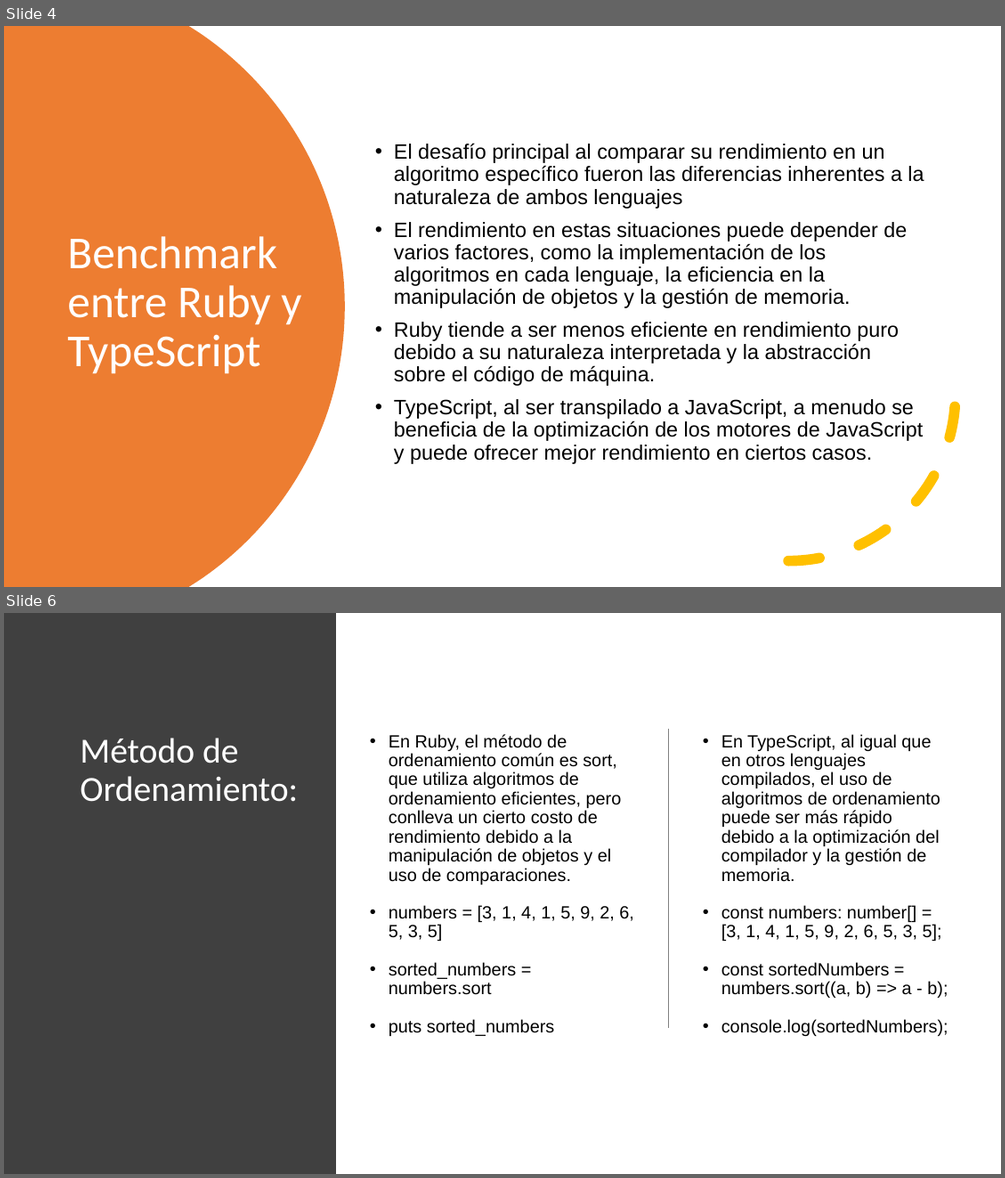
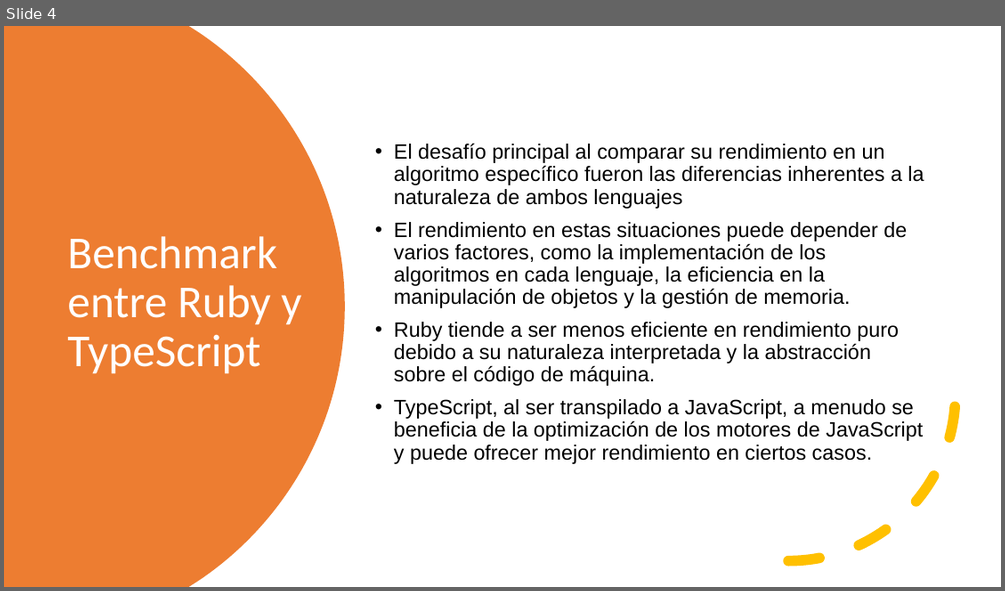
Before and after one commit to sandreu95/tp-teorico-ssl, a slide deck: PPT TP Teorico.pptx. Shown one above the other, each under a label of ours: slides 4 and 6 before the commit, slide 4 after it; the slides between them are not shown. The pictures are 1005x1178 and 1005x591 pixels, drawn with LibreOffice and Linux fonts; fonts in the diff are those of the drawing. Boxes give left, top, right and bottom in pixels: in the first picture for what was removed or moved away, otherwise in the second. Text is boxed around its words. In the diff, an @@ line names an element or a change of style, - is before the commit and + after.

```diff
--- a/PPT TP Teorico.pptx
+++ b/PPT TP Teorico.pptx
@@ slide 6 removed at [4,613,1001,1174], background #FFFFFF @@
@@ rectangle removed at [4,613,336,1174] @@
@@ title removed at [80,738,298,802] @@
-Método de Ordenamiento:
@@ text removed at [388,734,634,1036] @@
-• En Ruby, el método de ordenamiento común es sort, que utiliza algoritmos de ordenamiento eficientes, pero conlleva un cierto costo de rendimiento debido a la manipulación de objetos y el uso de comparaciones.
-• numbers = [3, 1, 4, 1, 5, 9, 2, 6, 5, 3, 5]
-• sorted_numbers = numbers.sort
-• puts sorted_numbers
@@ line removed from (669, 728) to (669, 1027) @@
@@ text removed at [721,734,948,1036] @@
-• En TypeScript, al igual que en otros lenguajes compilados, el uso de algoritmos de ordenamiento puede ser más rápido debido a la optimización del compilador y la gestión de memoria.
-• const numbers: number[] = [3, 1, 4, 1, 5, 9, 2, 6, 5, 3, 5];
-• const sortedNumbers = numbers.sort((a, b) => a - b);
-• console.log(sortedNumbers);
```
Also in this commit, not shown: 2 slides changed, 4 slides added, 1 other slide removed, 9 other files.
